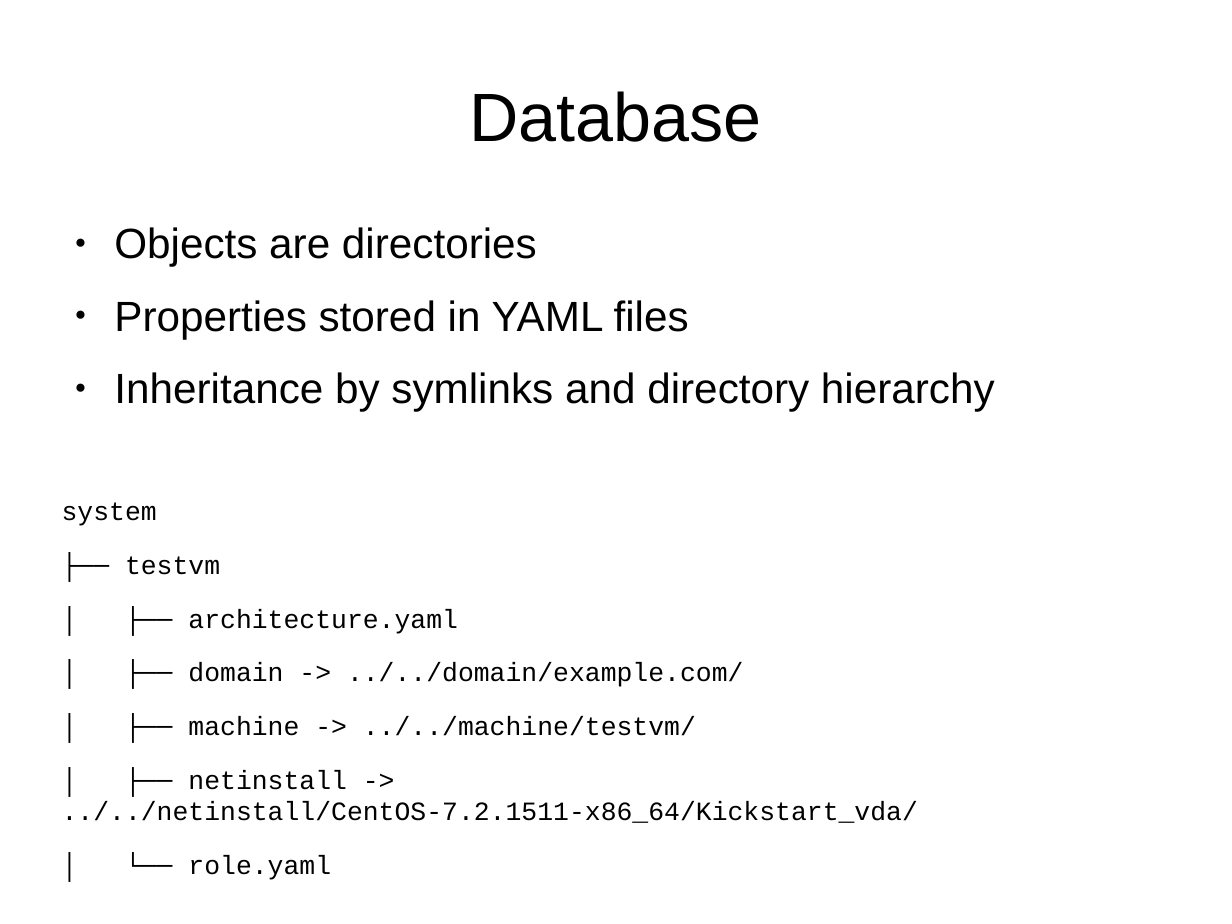
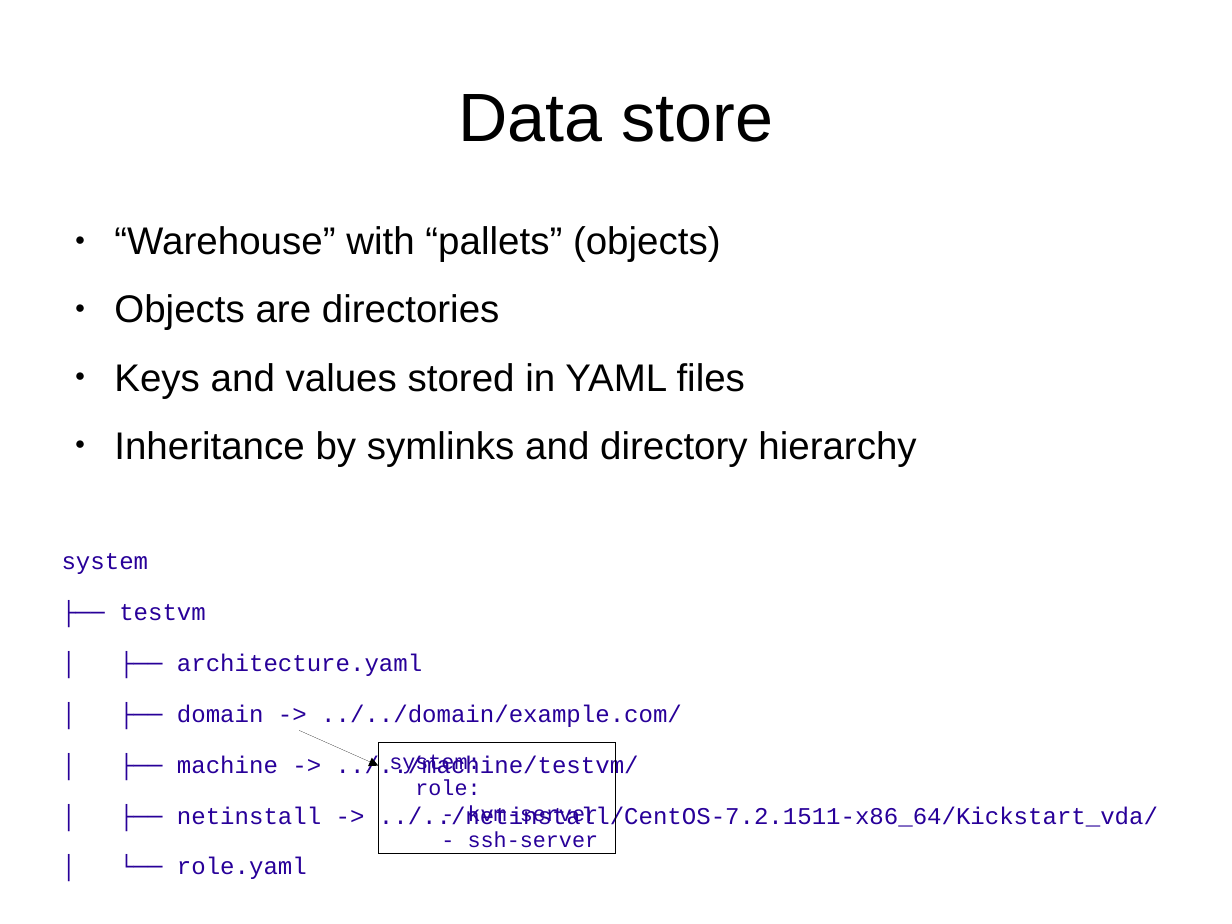
Before and after one commit to saab-simc-admin/palletjack, a slide deck: slide 4 of lca2017-presentation.odp (slide 3 before the commit). Drawn at 1232x924 pixels with LibreOffice and Linux fonts; fonts in the diff are those of the drawing. Boxes give left, top, right and bottom in pixels: in the first picture for what was removed or moved away, otherwise in the second. Text is boxed around its words. In the diff, an @@ line names an element or a change of style, - is before the commit and + after.

```diff
--- a/lca2017-presentation.odp
+++ b/lca2017-presentation.odp
@@ title at [458, 94, 773, 142]: text changed @@
-Database
+Data store
@@ text at [114, 226, 721, 262]: paragraph added @@
+● “Warehouse” with “pallets” (objects)
@@ text at [62, 294, 1158, 879]: size 27.2 to 24.8 pt in "Objects are directories", "Inheritance by symlinks and directory hierarchy"; size 17 to 15.5 pt, text colour #000000 to #280099 in "system", "├── testvm", "│ ├── architecture.yaml", "│ ├── domain -> ../../domain/example.com/" and 3 more places @@
@@ text at [114, 363, 745, 398]: text changed; size 27.2 to 24.8 pt @@
-● Properties stored in YAML files
+● Keys and values stored in YAML files
@@ arrow added from (300, 731) to (379, 766), #000000 0 pt @@
@@ rectangle added at [379, 742, 617, 854], outline #000000 0 pt, 14 pt, text #280099 @@
+system:
+role:
+- kvm-server
+- ssh-server
```
Also in this commit, not shown: 6 other slides changed, 1 slide added.
